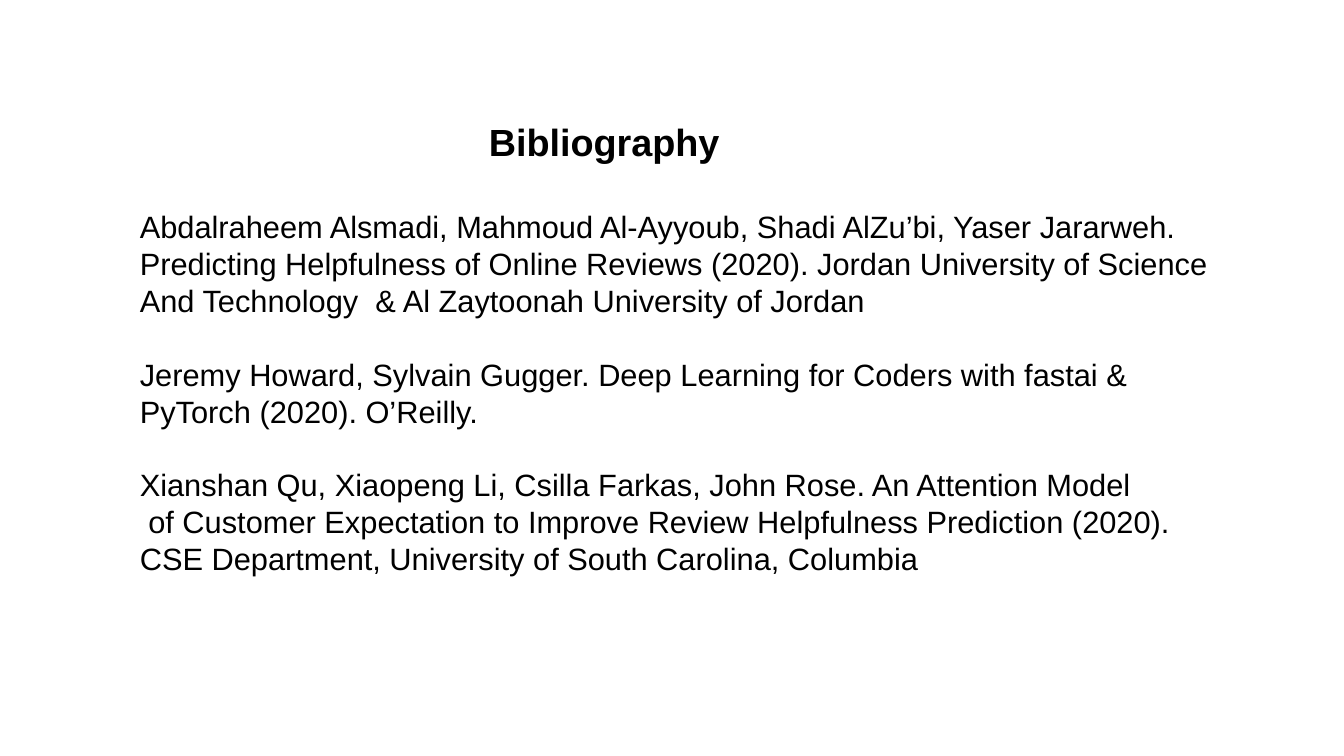
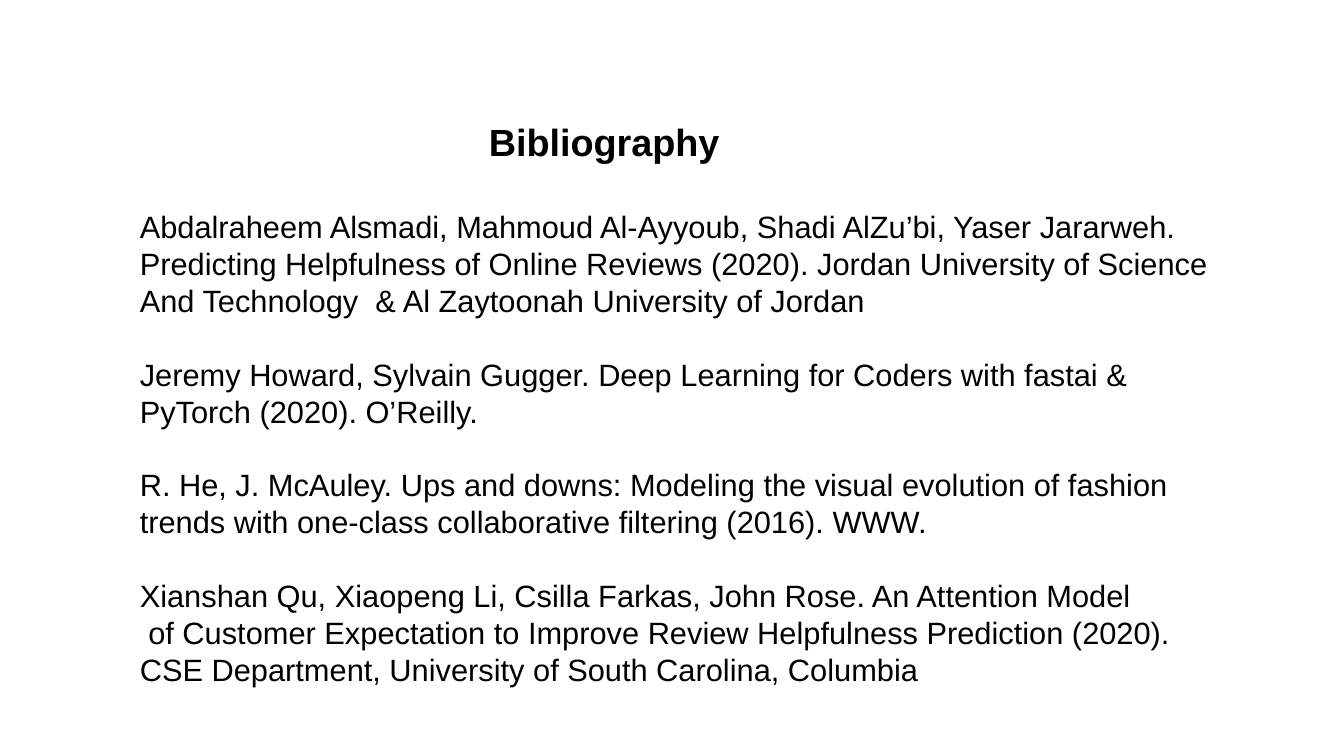
Before and after one commit to postprandial/fastai-amazonreview, a slide deck: slide 13 of Amazon_Review_Helpfulness_NLP-1-ONLINE.pptx. Drawn at 1344x756 pixels with LibreOffice and Linux fonts; fonts in the diff are those of the drawing. Boxes give left, top, right and bottom in pixels: in the first picture for what was removed or moved away, otherwise in the second. Text is boxed around its words. In the diff, an @@ line names an element or a change of style, - is before the commit and + after.

```diff
--- a/Amazon_Review_Helpfulness_NLP-1-ONLINE.pptx
+++ b/Amazon_Review_Helpfulness_NLP-1-ONLINE.pptx
@@ text at (140,473,1167,539): paragraph added @@
+R. He, J. McAuley. Ups and downs: Modeling the visual evolution of fashion trends with one-class collaborative filtering (2016). WWW.
```
Also in this commit, not shown: 7 other slides changed.
